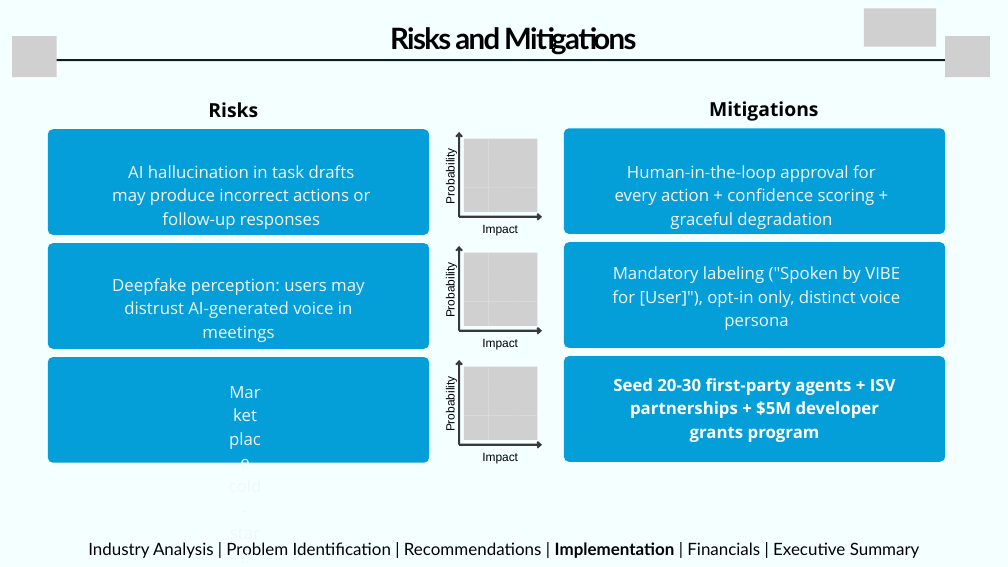
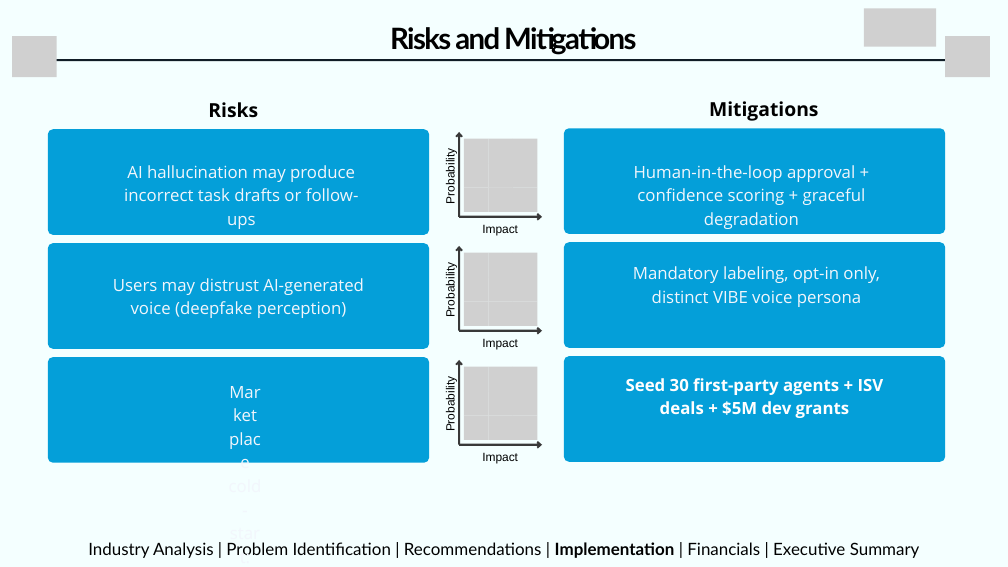
Before and after one commit to thenaivedetective/sp500-stock-performance, a slide deck: slide 11 of attached_assets/Cisco_Webex_Case_Comp_By_Agentix_Consulting_1772856010304.pptx. Drawn at 1008x567 pixels with LibreOffice and Linux fonts; fonts in the diff are those of the drawing; grey boxes stand for pictures. Boxes give left, top, right and bottom in pixels: in the first picture for what was removed or moved away, otherwise in the second. Text is boxed around its words. In the diff, an @@ line names an element or a change of style, - is before the commit and + after.

```diff
--- a/attached_assets/Cisco_Webex_Case_Comp_By_Agentix_Consulting_1772856010304.pptx
+++ b/attached_assets/Cisco_Webex_Case_Comp_By_Agentix_Consulting_1772856010304.pptx
@@ text at (124,165,359,229): text changed @@
-AI hallucination in task drafts may produce incorrect actions or follow-up responses
+AI hallucination may produce incorrect task drafts or follow-ups
@@ text at (634,165,866,229): text changed @@
-Human-in-the-loop approval for every action + confidence scoring + graceful degradation
+Human-in-the-loop approval + confidence scoring + graceful degradation
@@ text at (633,266,880,307): text changed @@
-Mandatory labeling ("Spoken by VIBE for [User]"), opt-in only, distinct voice persona
+Mandatory labeling, opt-in only, distinct VIBE voice persona
@@ text at (113,278,364,318): text changed @@
-Deepfake perception: users may distrust AI-generated voice in meetings
+Users may distrust AI-generated voice (deepfake perception)
@@ text at (626,378,884,418): text changed @@
-Seed 20-30 first-party agents + ISV partnerships + $5M developer grants program
+Seed 30 first-party agents + ISV deals + $5M dev grants
```
Also in this commit, not shown: 12 other slides changed.
